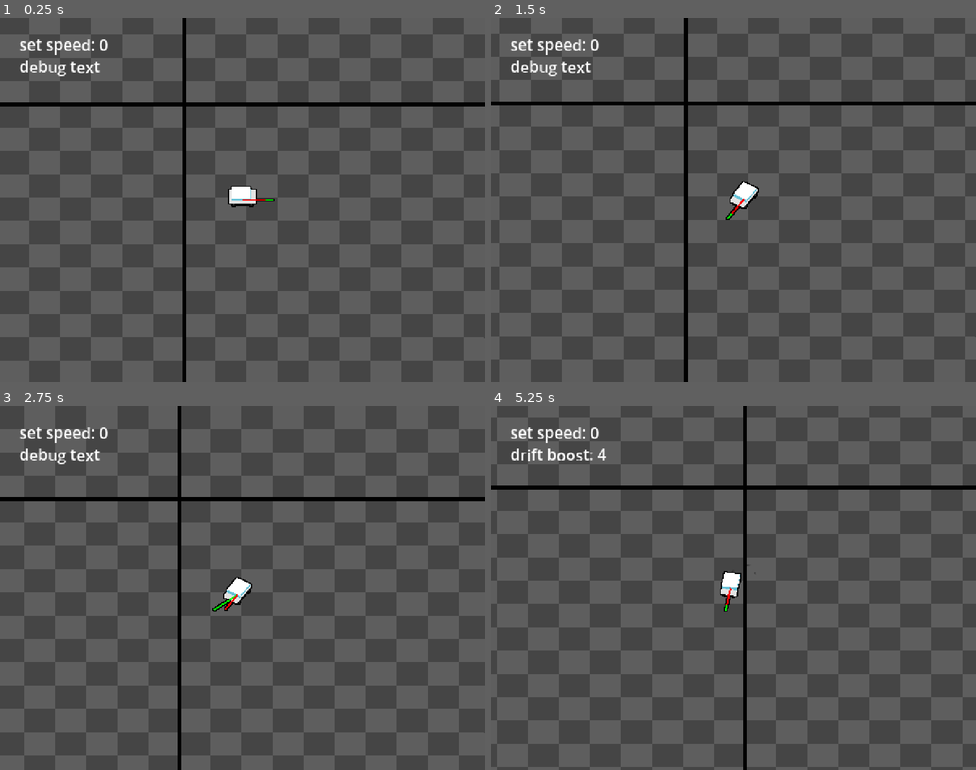
Above: before the commit, frames 1-4 (two rows, left to right).
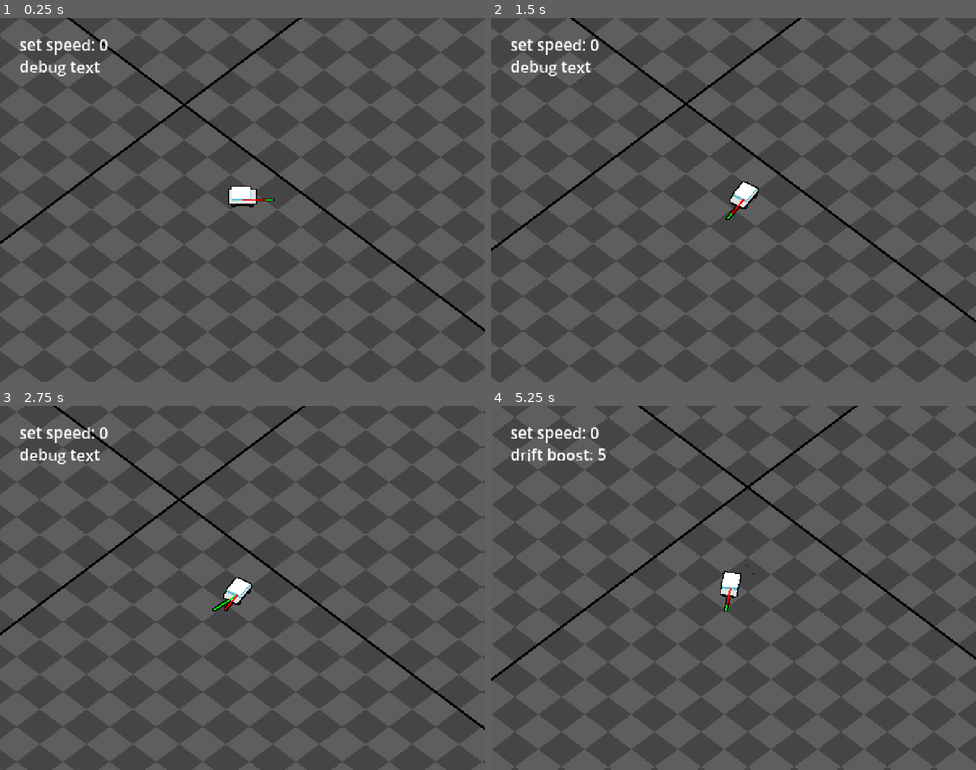
Above: after the commit, the same moments.

Repository: kaiakairos/yeehawDrive
Game: Godot game, scene res://world_scenes/test/test_track.tscn
Same seed, same stepped clock (60 frames per second), same inputs: the game is played once before the commit and once after it. The project has no main scene, so this scene is started directly.
Inputs (mouse positions are in pixels of both pictures, inside the frame that each line leads up to):
- Up to frame 1 (0.25 s): no input
- Up to frame 2 (1.5 s): tap Enter at 0.5 s; move the mouse to (840, 181) at 0.52 s; hold D (turnRight) 0.53-1.28 s; tap Space (hop) at 0.77 s; move the mouse to (636, 218) at 1.27 s; hold S (brake) from 1.28 s (still down)
- Up to frame 3 (2.75 s): tap Space (hop) at 1.52 s; move the mouse to (291, 507) at 2.02 s; release S (brake) at 2.03 s; hold D (turnRight) from 2.03 s (still down)
- Up to frame 4 (5.25 s): tap Space (hop) at 2.75, 3.02, 3.77, 4.52 s; move the mouse to (709, 660) at 2.77 s; release D (turnRight) at 2.78 s; hold W (accelerate) 2.78-3.53 s; move the mouse to (879, 642) at 3.52 s; hold A (turnLeft) 3.53-5.03 s; move the mouse to (588, 533) at 4.27 s; move the mouse to (757, 588) at 5.02 s; hold S (brake) from 5.03 s (still down)

The runs differ from the first frame. In frame 1, 51% of the frame differs, in the area x 0-100%, y 0-100%; in frame 2, 51%; in frame 3, 51%; in frame 4, 51%.

Commit message:
isometric floor shader

Diff:
--- a/object_scenes/player/playerCar.tscn
+++ b/object_scenes/player/playerCar.tscn
@@ -24,12 +24,11 @@
 
 [sub_resource type="ShaderMaterial" id="ShaderMaterial_kytb2"]
 shader = ExtResource("2_aol4k")
-shader_parameter/gridSizex = 32
-shader_parameter/gridSizey = 24
+shader_parameter/gridSizex = 48
+shader_parameter/gridSizey = 48
 
 [node name="PlayerCar" type="CharacterBody2D" unique_id=1822216303 node_paths=PackedStringArray("spriteStackContainer", …(192 unchanged characters)…
 script = ExtResource("1_rsetr")
-frictionMultiplier = 1.2
 turnStrengthCurve = SubResource("Curve_rsetr")
 hopAnimationCurve = SubResource("Curve_2mpte")
 spriteStackContainer = NodePath("SpriteGroup/spriteContainer")
--- a/zeeg/shaders_materials/worldGridPlaceholder/worldGridPlaceHolder.gdshader
+++ b/zeeg/shaders_materials/worldGridPlaceholder/worldGridPlaceHolder.gdshader
@@ -6,6 +6,12 @@
 
 void vertex() {
     world_pos = (MODEL_MATRIX * vec4(VERTEX, 0.0, 1.0)).xy;
+	float save = world_pos.x;
+
+	world_pos.y /= 0.75;
+
+	world_pos.x += world_pos.y;
+	world_pos.y -= save;
 }
 
 void fragment() {
